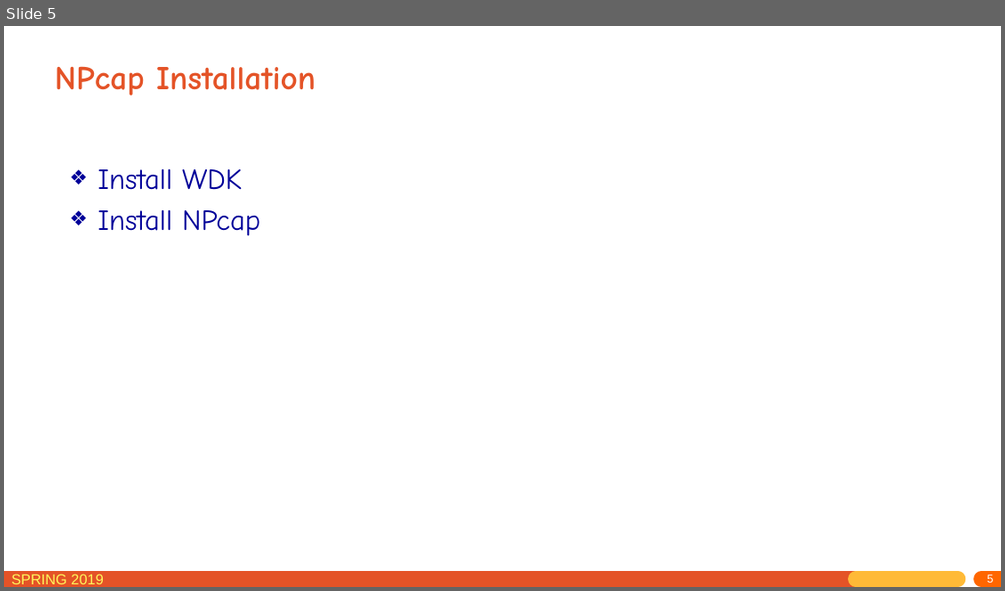
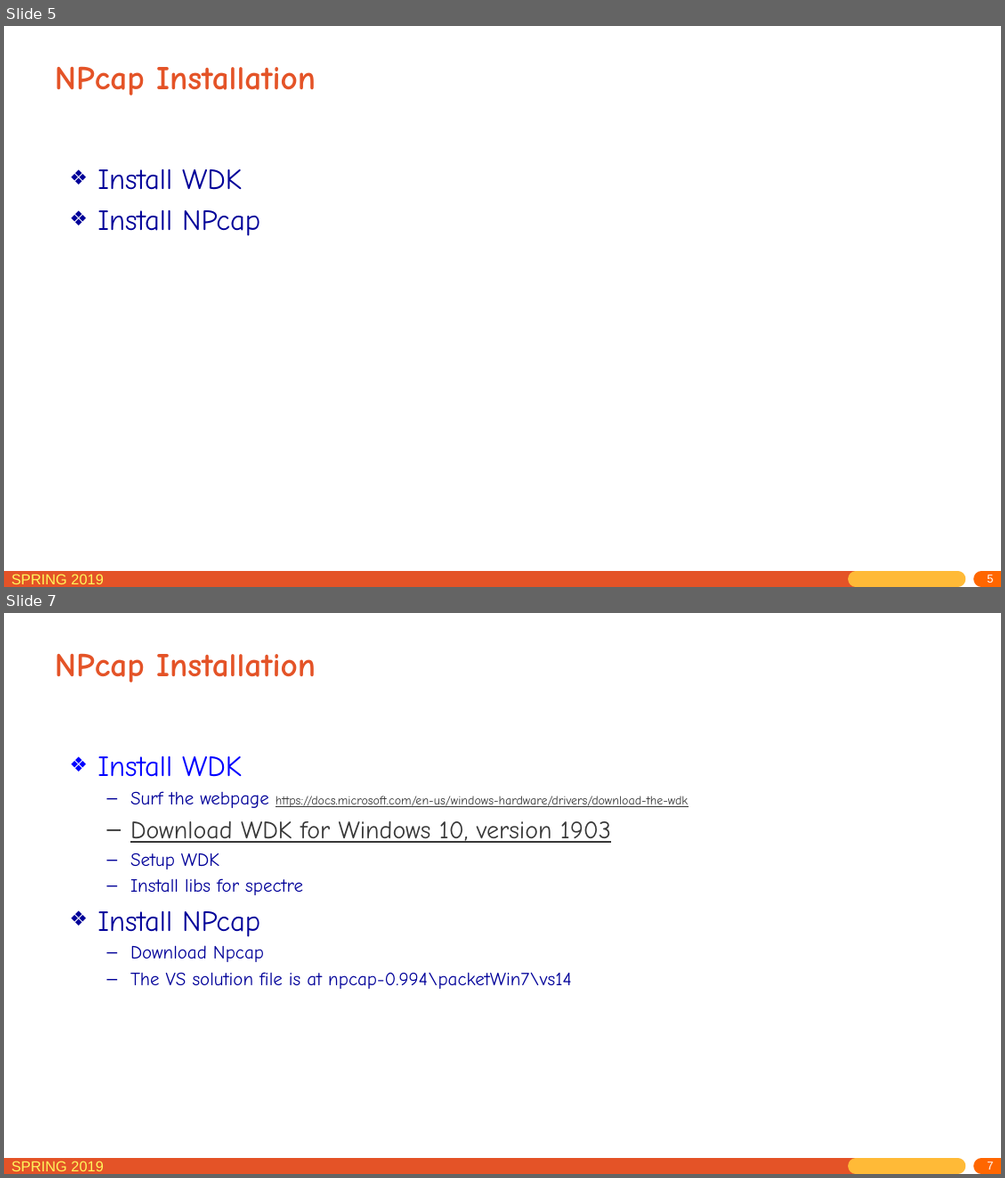
Before and after one commit to jichenghu/PPT_networkDistributed, a slide deck: lab_0.pptx. Shown one above the other, each under a label of ours: slide 5 before the commit, slides 5 and 7 after it; the slides between them are not shown. The pictures are 1005x591 and 1005x1178 pixels, drawn with LibreOffice and Linux fonts; fonts in the diff are those of the drawing. Boxes give left, top, right and bottom in pixels: in the first picture for what was removed or moved away, otherwise in the second. Text is boxed around its words. In the diff, an @@ line names an element or a change of style, - is before the commit and + after.

```diff
--- a/lab_0.pptx
+++ b/lab_0.pptx
@@ slide 7 added at (4,613,1001,1174), background #FFFFFF; not listed: 5 template elements that a slide beside it also shows @@
@@ title added at (55,653,316,682), 32 pt, text #E45327, bold @@
+NPcap Installation
@@ text added at (97,756,688,989), 18 pt, text #000099 @@
+❖ Install WDK
+  – Surf the webpage https://docs.microsoft.com/en-us/windows-hardware/drivers/download-the-wdk
+  – Download WDK for Windows 10, version 1903
+  – Setup WDK
+  – Install libs for spectre
+❖ Install NPcap
+  – Download Npcap
+  – The VS solution file is at npcap-0.994\packetWin7\vs14
```
Also in this commit, not shown: 1 slide changed.
